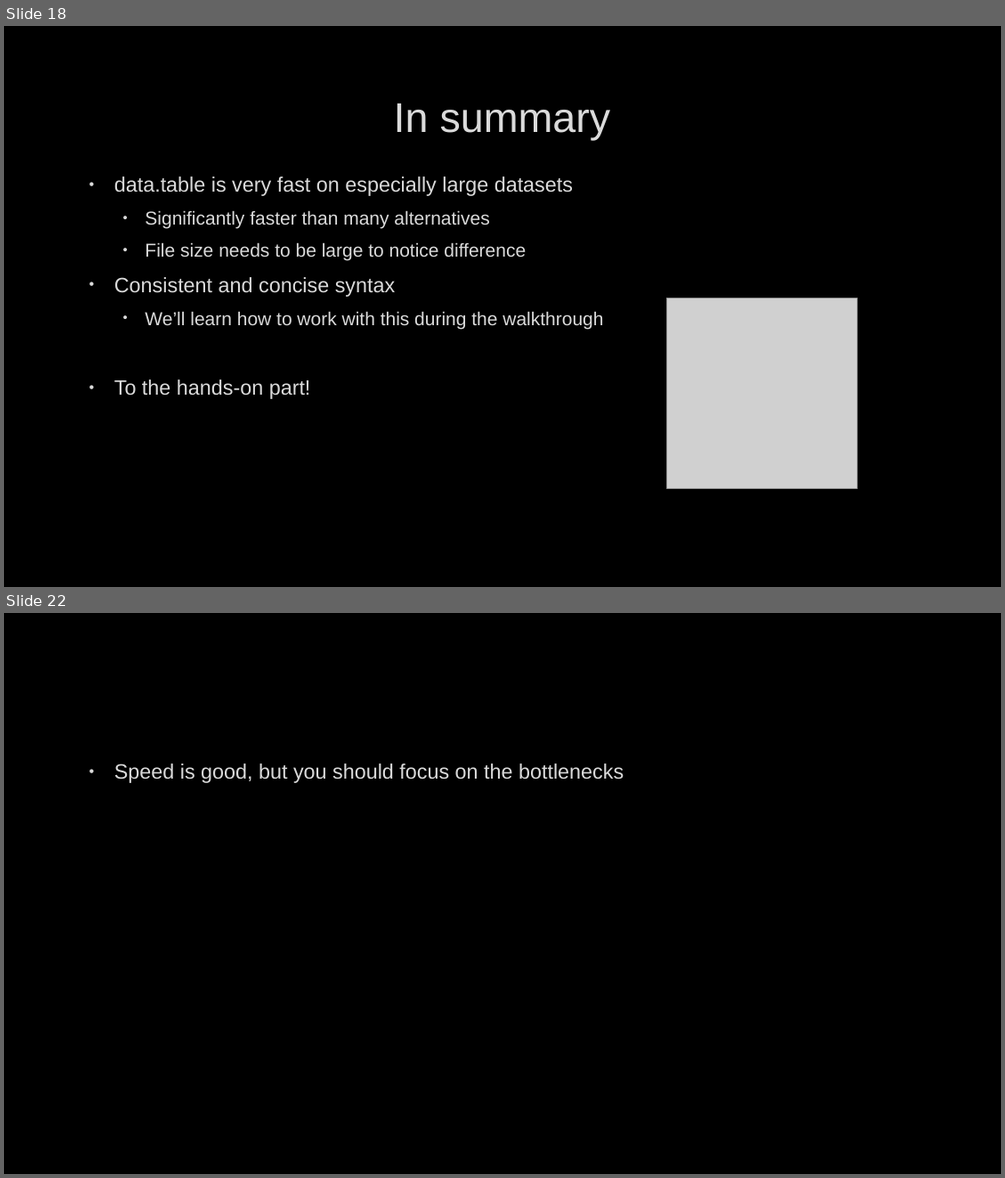
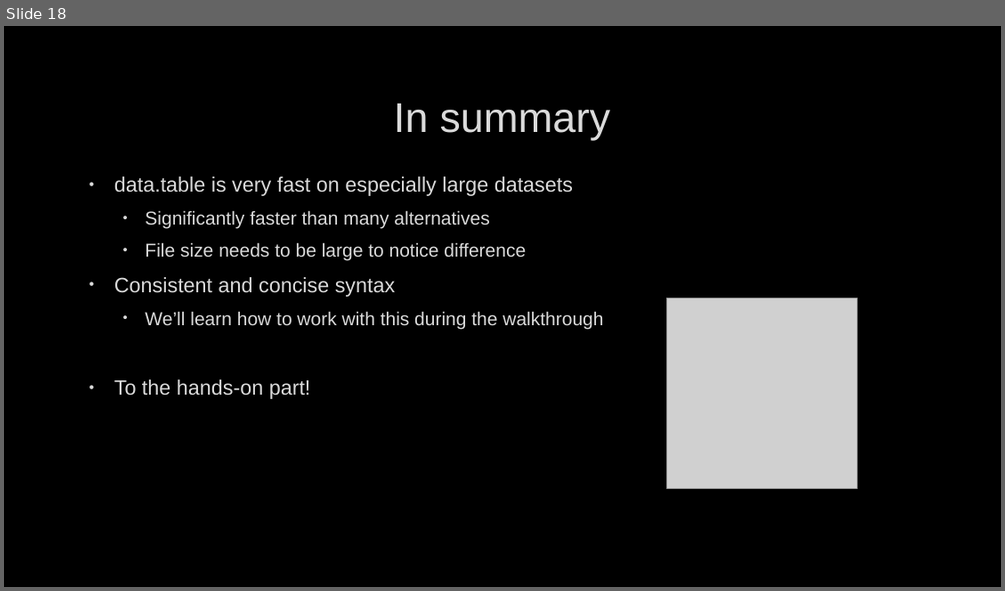
Before and after one commit to jorritmesman/Limnoseries_Rdatatable, a slide deck: Presentation.pptx. Shown one above the other, each under a label of ours: slides 18 and 22 before the commit, slide 18 after it; the slides between them are not shown. The pictures are 1005x1178 and 1005x591 pixels, drawn with LibreOffice and Linux fonts; fonts in the diff are those of the drawing; grey boxes stand for pictures; background and template pictures are left out. Boxes give left, top, right and bottom in pixels: in the first picture for what was removed or moved away, otherwise in the second. Text is boxed around its words. In the diff, an @@ line names an element or a change of style, - is before the commit and + after.

```diff
--- a/Presentation.pptx
+++ b/Presentation.pptx
@@ slide 22 removed at <box>4,613,1001,1174</box>, background picture (left out) @@
@@ text removed at <box>114,763,623,783</box> @@
-• Speed is good, but you should focus on the bottlenecks
```
Also in this commit, not shown: 3 other slides removed, 2 other files.
